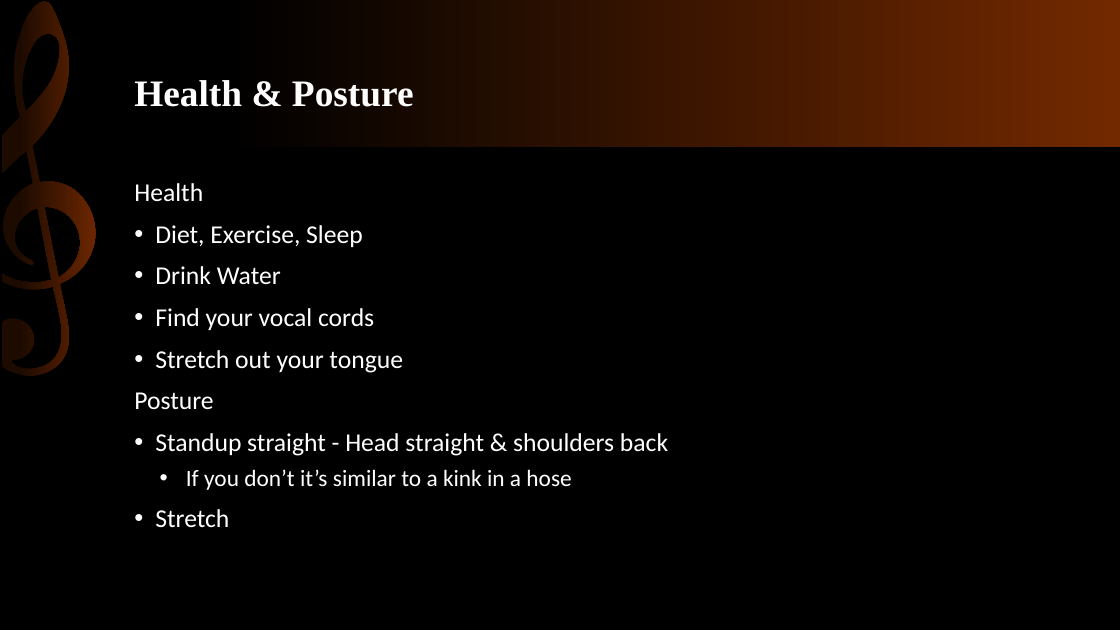
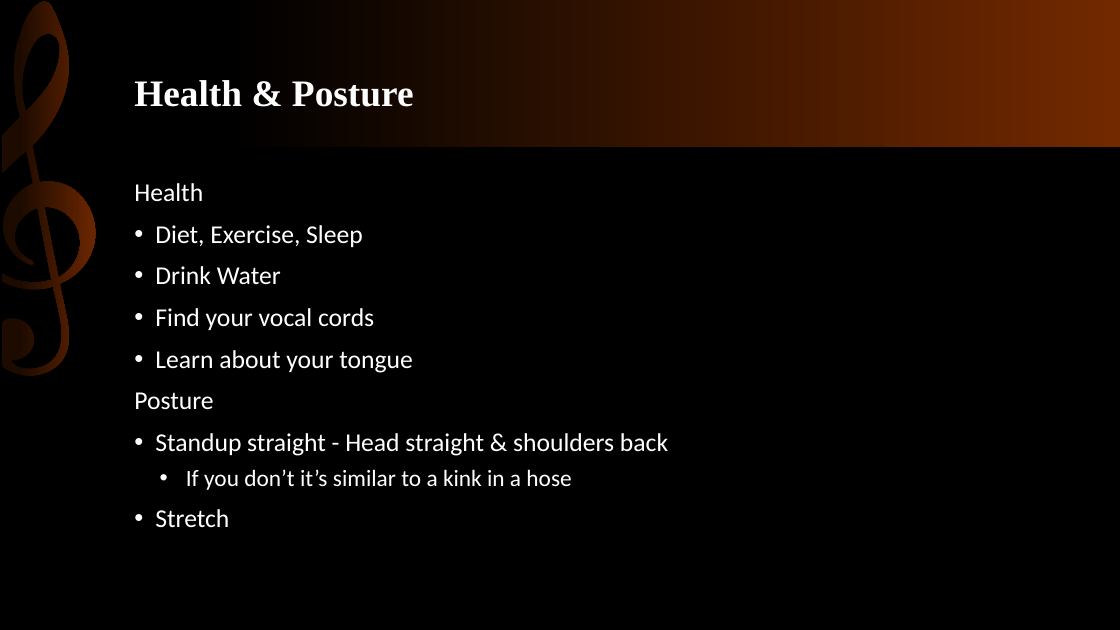
Before and after one commit to KnowledgeMavens/Science-Tech, a slide deck: slide 6 of Singing Basics 02-03-18/SInging Basics.pptx. Drawn at 1120x630 pixels with LibreOffice and Linux fonts; fonts in the diff are those of the drawing. Boxes give left, top, right and bottom in pixels: in the first picture for what was removed or moved away, otherwise in the second. Text is boxed around its words. In the diff, an @@ line names an element or a change of style, - is before the commit and + after.

```diff
--- a/Singing Basics 02-03-18/SInging Basics.pptx
+++ b/Singing Basics 02-03-18/SInging Basics.pptx
@@ text at bbox=[155, 350, 413, 373]: text changed @@
-• Stretch out your tongue
+• Learn about your tongue
```
Also in this commit, not shown: 6 other slides changed.
